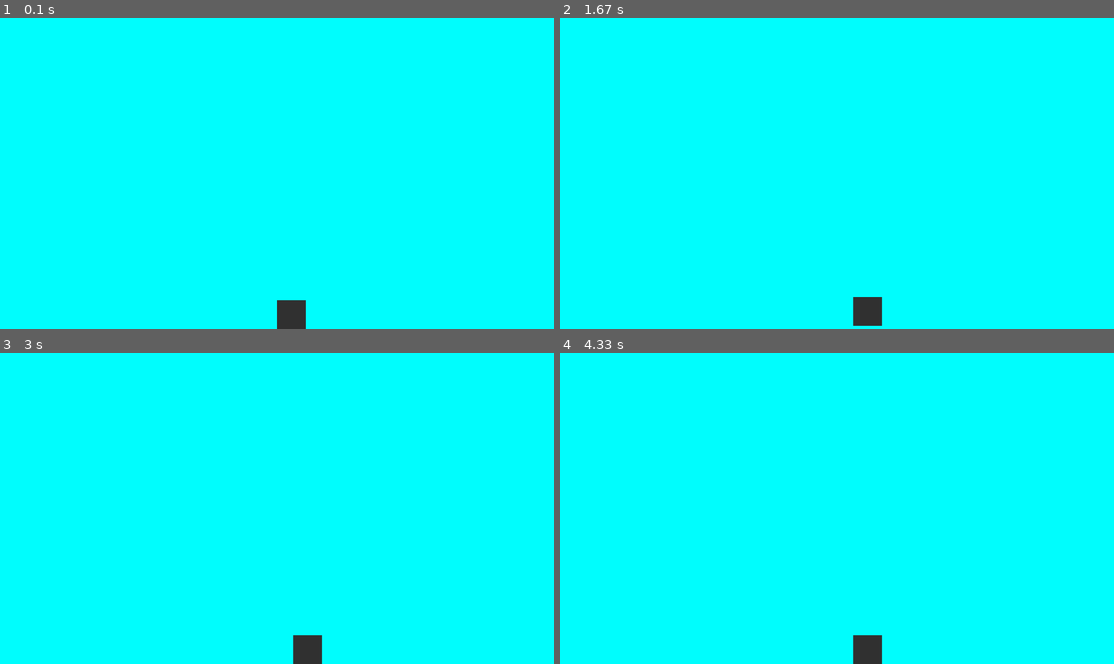
Above: before the commit, frames 1-4 (two rows, left to right).
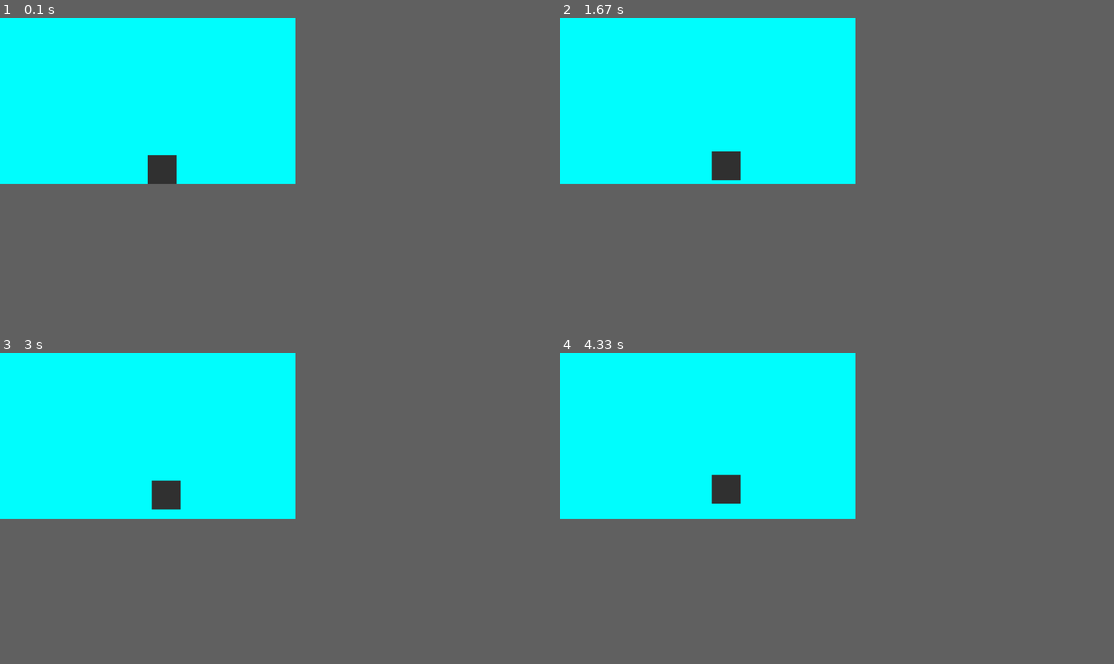
Above: after the commit, the same moments.

Repository: jirusv23/prvni_pygame
Game: pygame game, started from src/MARIO.py
The game is run twice, just before and just after one commit, with the same random seed, the same clock (stepped at 60 frames per second) and the same inputs.
Inputs:
- Up to frame 1 (0.1 s): no input
- Up to frame 2 (1.67 s): hold Right 0.33-0.8 s; hold Up 0.83-1.13 s; hold Right 1.17-1.63 s
- Up to frame 3 (3 s): no input
- Up to frame 4 (4.33 s): no input
In our replay, the window is 900x506 before the commit and 480x270 after it. These sizes can differ from the game's own. Grey fills any space a smaller window leaves; there, only what the larger window draws over its background counts as a difference.

The runs differ from the first frame. In frame 1, 1.0% of the frame differs, in the area x 26-56%, y 44-100%; in frame 2, 1.0%; in frame 3, 1.0%, in the area x 27-59%, y 40-100%; in frame 4, 1.0%.

Commit message:
Fuknční mario
přidána gravitace,
nejde se pohybovat už v předurčeným skoku

Diff:
--- a/src/MARIO.py
+++ b/src/MARIO.py
@@ -1,16 +1,17 @@
 import sys, pygame
+
 pygame.init()
 ###=- Variables -=###
 
 #definice okna
-rozliseni_okna = (1920,1080)
+rozliseni_okna = (1024,576)
 barva_okna = (0,255,255)
 
-rychlost_gravitace = 0.5
+rychlost_gravitace = 0.25
 #definice čtverce
 barva_ctverce = (50,50,50)
 velikost_ctverce_x, velikost_ctverce_y = 100,100
-rychlost_ctverce = 1
+rychlost_ctverce = 0.5
 
 pozice_ctverce_x = (rozliseni_okna[0]/2) #začne uprostřed
 pozice_ctverce_y = rozliseni_okna[1] #začne dole
@@ -31,15 +32,23 @@
     if stiknute_klavesy[pygame.K_ESCAPE]: #pokuď escape tak quit
         pygame.quit()
 
+
 # POHYB
-    if stiknute_klavesy[pygame.K_LEFT]:
-        pozice_ctverce_x -= rychlost_ctverce
-    if stiknute_klavesy[pygame.K_RIGHT]:
-        pozice_ctverce_x += rychlost_ctverce
-    if stiknute_klavesy[pygame.K_UP]:
-        pozice_ctverce_y -= rychlost_ctverce*2
-    if stiknute_klavesy[pygame.K_DOWN]:
-        pozice_ctverce_y += rychlost_ctverce
+    def zkouškaHorizontalníhoPohybu():
+        global pozice_ctverce_x
+        if stiknute_klavesy[pygame.K_LEFT]:
+            pozice_ctverce_x -= rychlost_ctverce
+        if stiknute_klavesy[pygame.K_RIGHT]:
+            pozice_ctverce_x += rychlost_ctverce
+    zkouškaHorizontalníhoPohybu()
+    if stiknute_klavesy[pygame.K_UP] and pozice_ctverce_y + velikost_ctverce_y == rozliseni_okna[1]: #posune nahoru když je pozice ctverce dole
+        i = 400
+        while i > 0:
+            i -= 1
+            pozice_ctverce_y -= 0.25
+            zkouškaHorizontalníhoPohybu()
+            update()
+
 
     if pozice_ctverce_x < 0: #LEVA STRANA
         pozice_ctverce_x = 0
@@ -52,15 +61,21 @@
         pozice_ctverce_y = rozliseni_okna[1] - velikost_ctverce_y
 
 
-    try: okno.fill(barva_okna) #barva okna
+    '''try: okno.fill(barva_okna) #barva okna
     except pygame.error: #prevents error
-        break
+        break'''
+
 
     if (pozice_ctverce_y + velikost_ctverce_y) < rozliseni_okna[1]: #každej frame posune čtverec dolu kdyz je ve vzduchu
         pozice_ctverce_y += rychlost_gravitace
 
-    pygame.draw.rect(okno, barva_ctverce,(pozice_ctverce_x, pozice_ctverce_y,
-                                          velikost_ctverce_x,velikost_ctverce_y))
 
-    print("Čtverec x: " + str(pozice_ctverce_x) +"čtverec y:" + str(pozice_ctverce_y))
-    pygame.display.update()
+    def update():
+        okno.fill(barva_okna)
+        pygame.draw.rect(okno, barva_ctverce,(pozice_ctverce_x, pozice_ctverce_y,velikost_ctverce_x,velikost_ctverce_y))
+
+        #print("Čtverec x: " + str(pozice_ctverce_x) +"čtverec y:" + str(pozice_ctverce_y))
+        pygame.display.update()
+
+
+    update()
Binary file added: src/217445.png
Binary file added: src/jawline.webp
